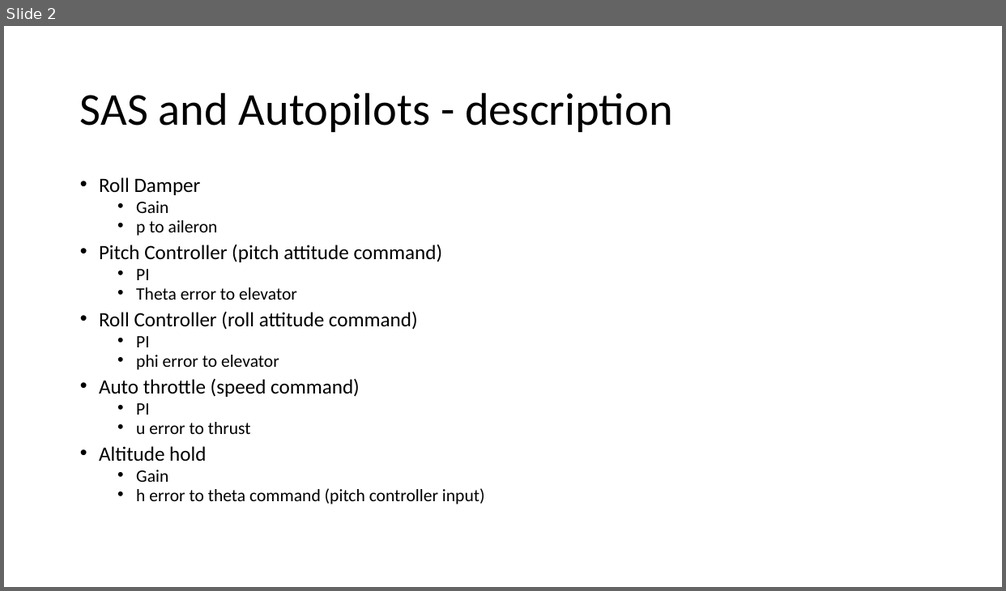
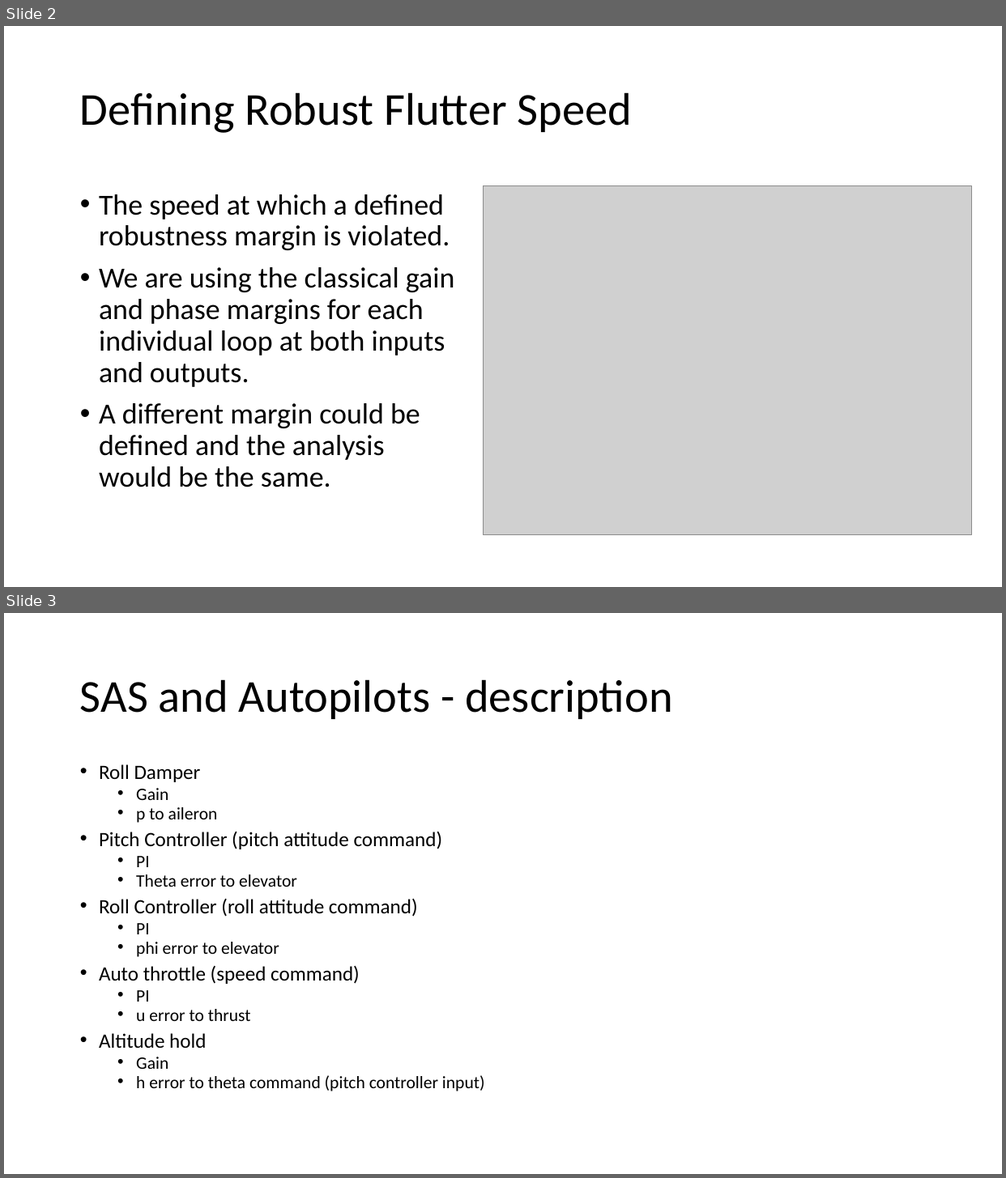
Before and after one commit to padmassun/mAEWing1, a slide deck: Software/Geri_Model_Package/Robustness/RobustnessAnalysis_02142019.pptx. Shown one above the other, each under a label of ours: slide 2 before the commit, slides 2 and 3 after it. The pictures are 1006x591 and 1006x1178 pixels, drawn with LibreOffice and Linux fonts; fonts in the diff are those of the drawing; grey boxes stand for pictures. Boxes give left, top, right and bottom in pixels: in the first picture for what was removed or moved away, otherwise in the second. Text is boxed around its words. In the diff, an @@ line names an element or a change of style, - is before the commit and + after.

Commit message:
updated Robustness/RobustnessAnalysisAP.m to plot gain margins using a linear scale (log scale option still present). Updated RobustnessAnalysis_02142019.pptx to reflect these changes.

```diff
--- a/Software/Geri_Model_Package/Robustness/RobustnessAnalysis_02142019.pptx
+++ b/Software/Geri_Model_Package/Robustness/RobustnessAnalysis_02142019.pptx
@@ slide 2 added at (4,26,1002,587), background #FFFFFF @@
@@ title added at (80,92,632,133), 44 pt, text #000000 @@
+Defining Robust Flutter Speed
@@ text added at (99,194,455,488), 28 pt, text #000000 @@
+• The speed at which a defined robustness margin is violated.
+• We are using the classical gain and phase margins for each individual loop at both inputs and outputs.
+• A different margin could be defined and the analysis would be the same.
@@ picture added at (484,186,972,535) @@
@@ what was slide 2 is now slide 3 @@
```
Also in this commit, not shown: 11 slides changed, 1 other file.
